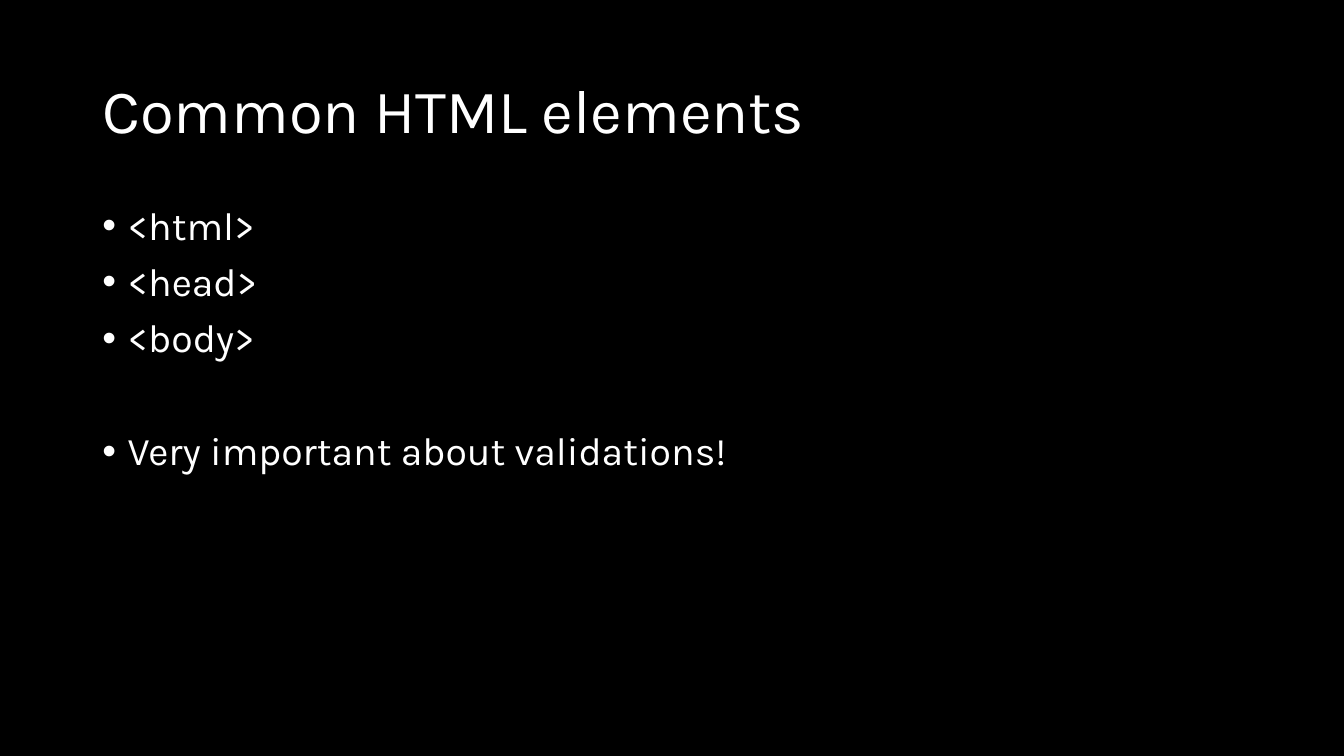
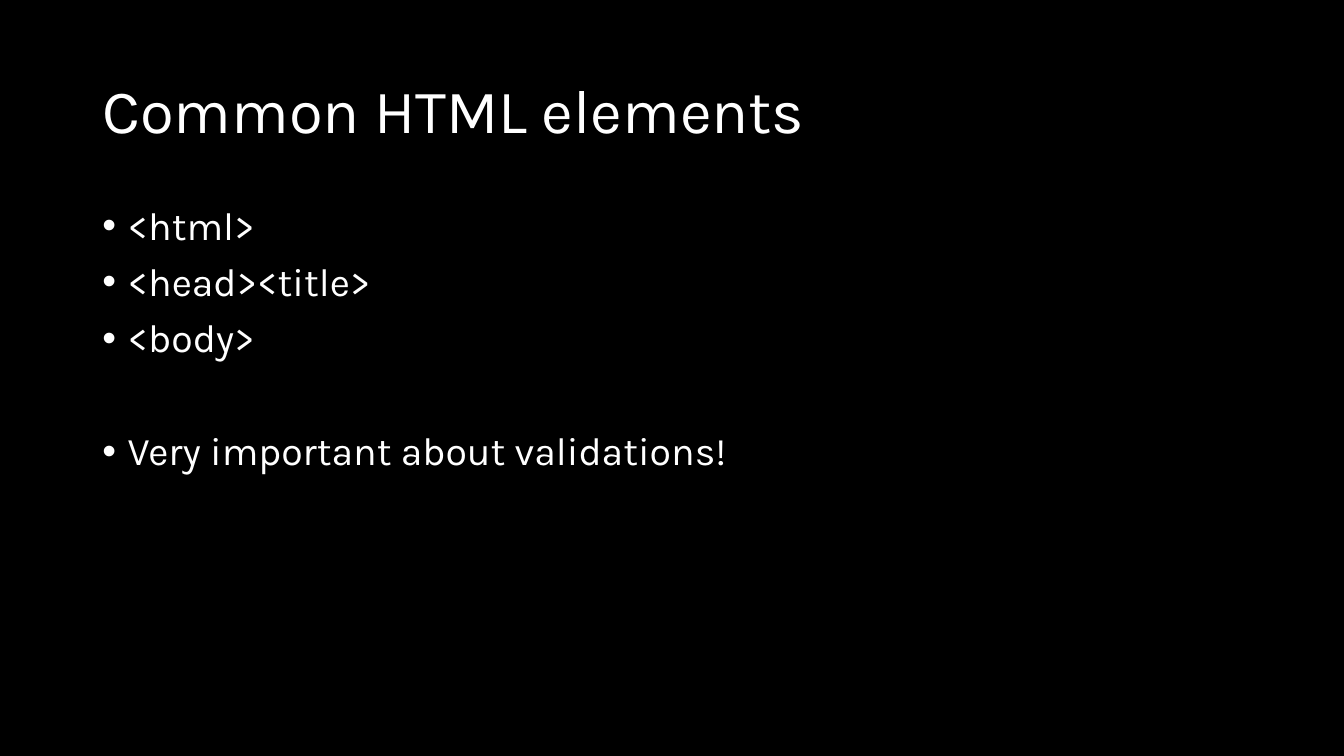
Before and after one commit to natiquekeyin/fall2024, a slide deck: slide 7 of FrontEnd/Week2/Week 2.pptx. Drawn at 1344x756 pixels with LibreOffice and Linux fonts; fonts in the diff are those of the drawing. Boxes give left, top, right and bottom in pixels: in the first picture for what was removed or moved away, otherwise in the second. Text is boxed around its words. In the diff, an @@ line names an element or a change of style, - is before the commit and + after.

```diff
--- a/FrontEnd/Week2/Week 2.pptx
+++ b/FrontEnd/Week2/Week 2.pptx
@@ text at bbox=[128, 269, 371, 297]: text changed @@
-• <head>
+• <head><title>
```
Also in this commit, not shown: 6 other slides changed, 1 slide added, 6 other files.
